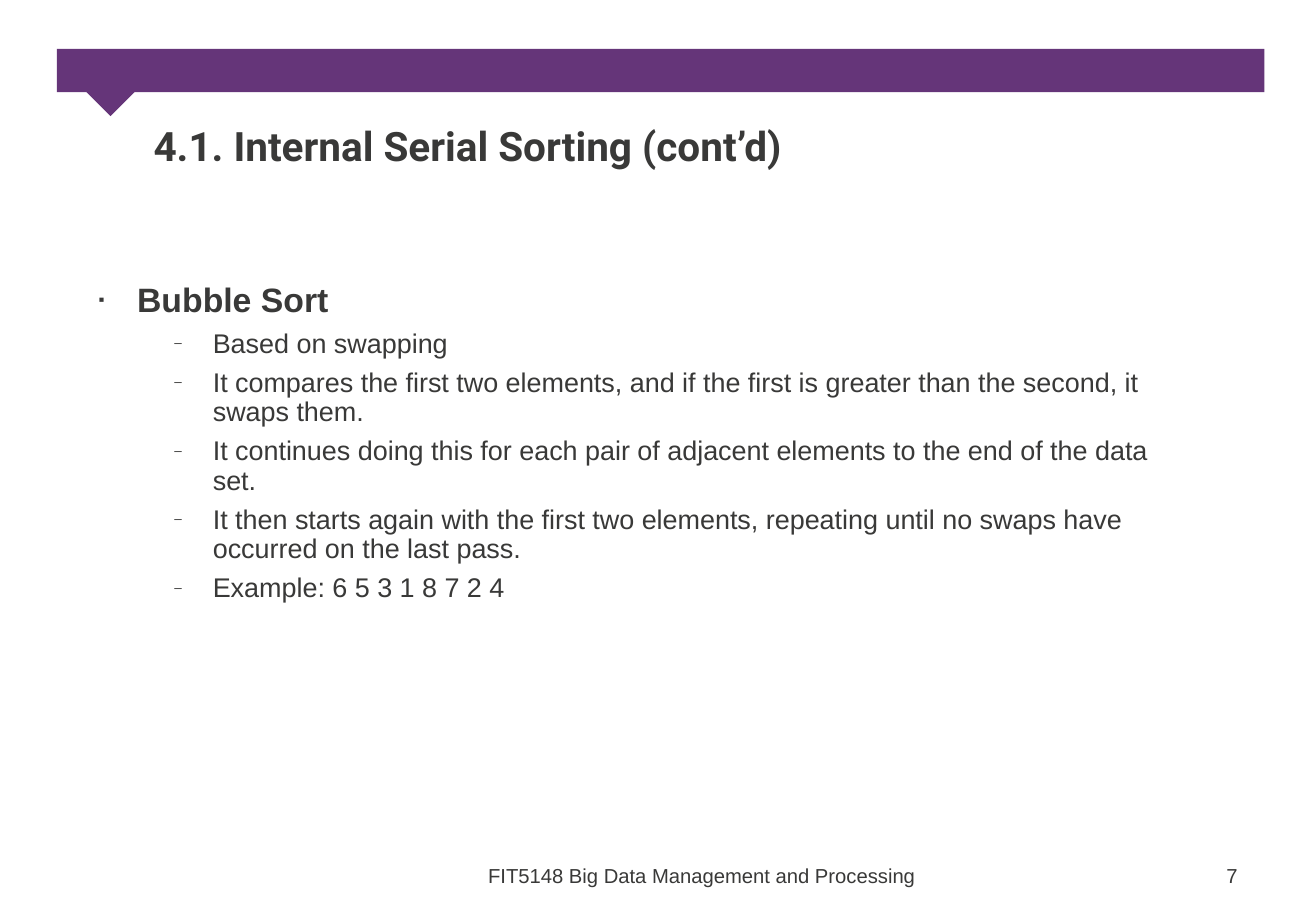
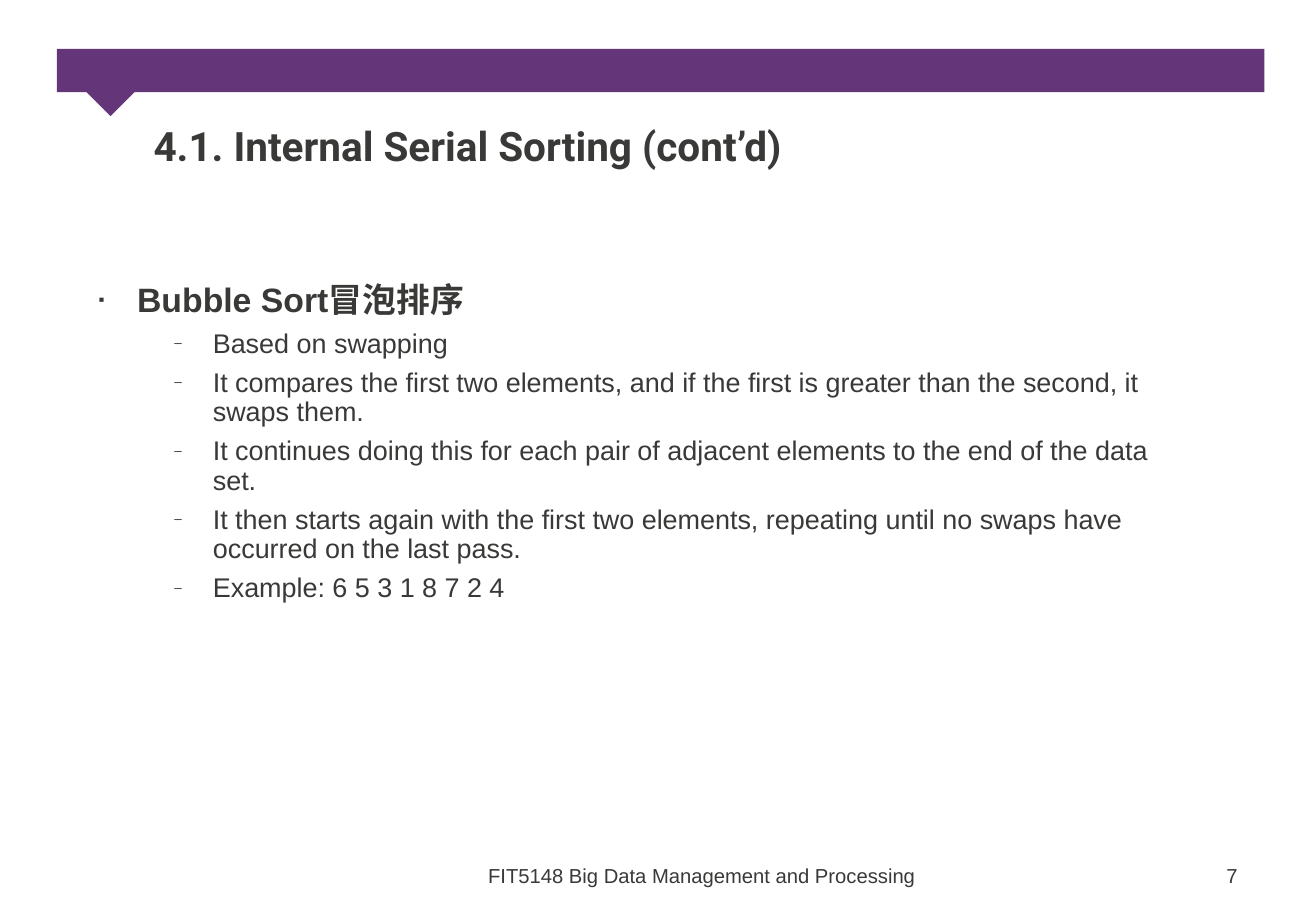
Before and after one commit to xianlinfeng/Documents, a slide deck: slide 7 of FIT5148/week5/FIT5148-5a-Volume-ParSort.pptx. Drawn at 1316x911 pixels with LibreOffice and Linux fonts; fonts in the diff are those of the drawing; background and template pictures are left out. Boxes give left, top, right and bottom in pixels: in the first picture for what was removed or moved away, otherwise in the second. Text is boxed around its words. In the diff, an @@ line names an element or a change of style, - is before the commit and + after.

```diff
--- a/FIT5148/week5/FIT5148-5a-Volume-ParSort.pptx
+++ b/FIT5148/week5/FIT5148-5a-Volume-ParSort.pptx
@@ text at bbox=[137, 285, 464, 315]: text changed @@
-▪ Bubble Sort
+▪ Bubble Sort冒泡排序
```
Also in this commit, not shown: 9 other slides changed, 22 other files.
